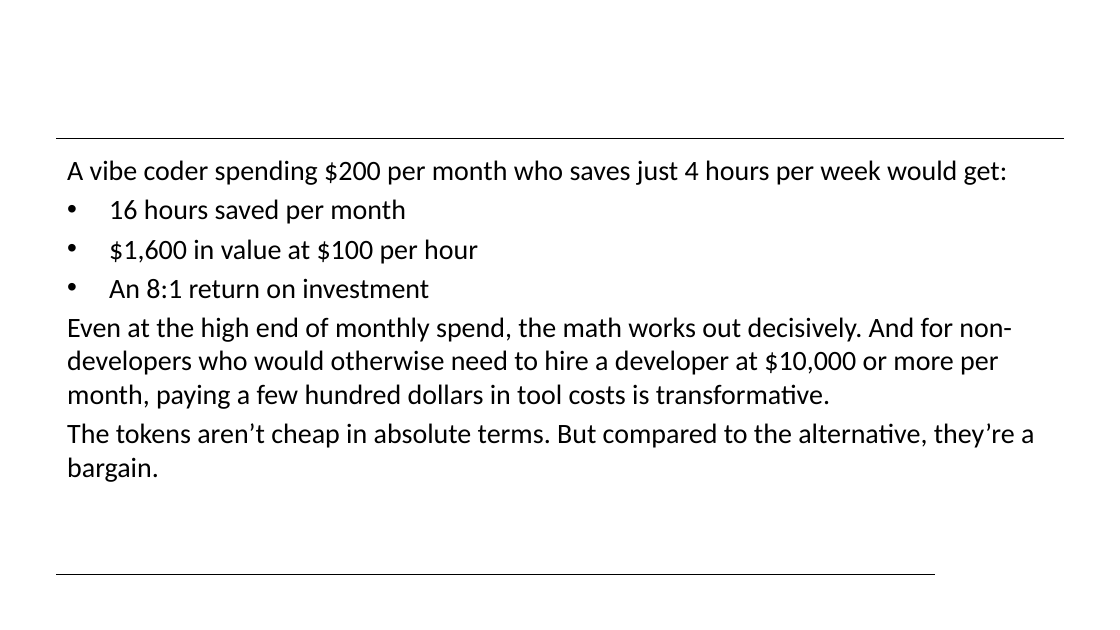
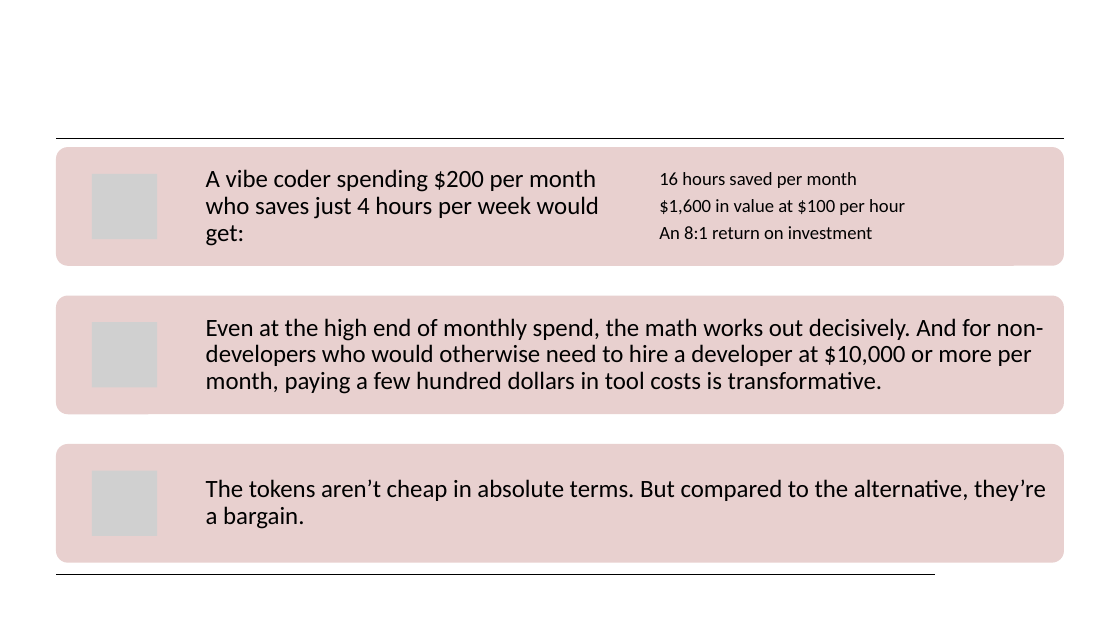
Before and after one commit to ralphke/Agentic-Coding, a slide deck: slide 7 of build/vibe-to-live-deck.pptx. Drawn at 1120x630 pixels with LibreOffice and Linux fonts; fonts in the diff are those of the drawing; grey boxes stand for pictures; background and template pictures are left out. Boxes give left, top, right and bottom in pixels: in the first picture for what was removed or moved away, otherwise in the second. Text is boxed around its words. In the diff, an @@ line names an element or a change of style, - is before the commit and + after.

```diff
--- a/build/vibe-to-live-deck.pptx
+++ b/build/vibe-to-live-deck.pptx
@@ text at [67, 160, 1008, 299]: paragraphs removed @@
-A vibe coder spending $200 per month who saves just 4 hours per week would get:
-• 16 hours saved per month
-• $1,600 in value at $100 per hour
-• An 8:1 return on investment
@@ text "Even at the high end ...": place and size @@
-text "Even at the high end ..." at [67, 160, 1034, 482]
+text "Even at the high end ..." at [206, 318, 1044, 394]
@@ text "Even at the high end ..." at [206, 318, 1044, 394]: size 18 to 16 pt; line spacing 1 to 0.9; more space between paragraphs; vertical alignment top to middle @@
@@ text at [67, 423, 1034, 482]: paragraph removed @@
-The tokens aren’t cheap in absolute terms. But compared to the alternative, they’re a bargain.
@@ group added at [56, 147, 1064, 562]: 3 rounded rectangles, 3 pictures, 3 texts @@
+A vibe coder spending $200 per month who saves just 4 hours per week would get:
+16 hours saved per month
+$1,600 in value at $100 per hour
+An 8:1 return on investment
+The tokens aren’t cheap in absolute terms. But compared to the alternative, they’re a bargain.
```
Also in this commit, not shown: 31 other slides changed, 7 slides removed, 17 other files.
